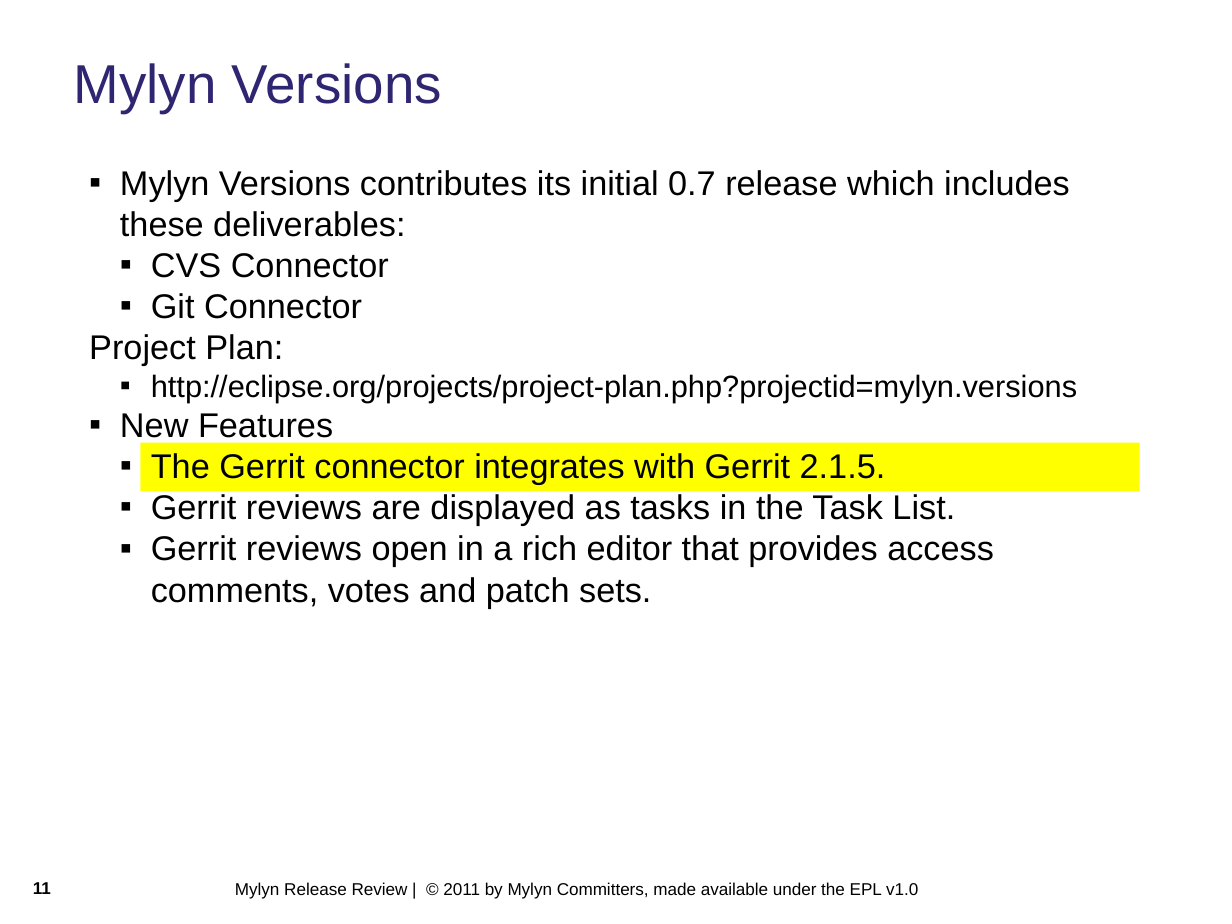
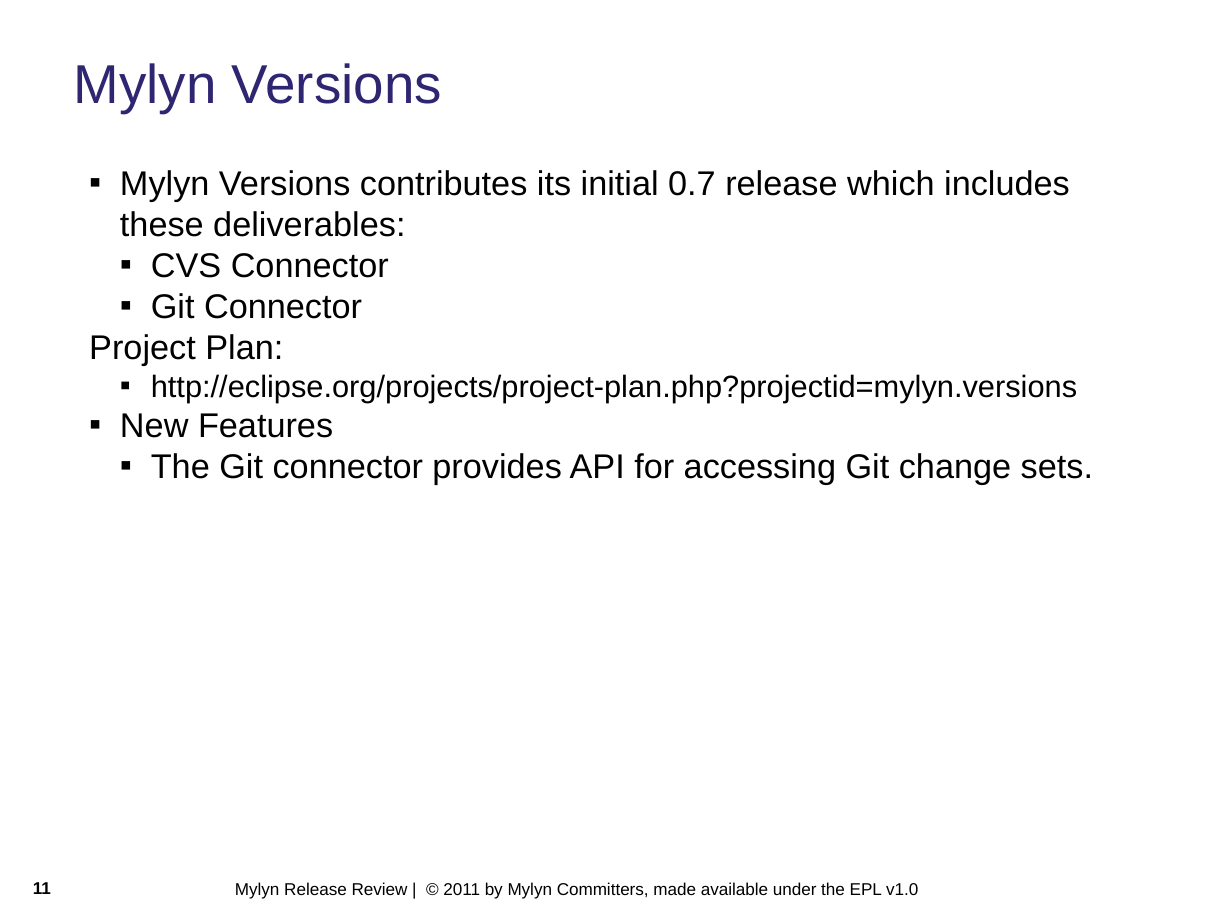
Before and after one commit to eclipse-mylyn/mylyn-website, a slide deck: slide 11 of publications/2011-03-mylyn-3.5-release-review.ppt. Drawn at 1232x924 pixels with LibreOffice and Linux fonts; fonts in the diff are those of the drawing; background and template pictures are left out. Boxes give left, top, right and bottom in pixels: in the first picture for what was removed or moved away, otherwise in the second. Text is boxed around its words. In the diff, an @@ line names an element or a change of style, - is before the commit and + after.

```diff
--- a/publications/2011-03-mylyn-3.5-release-review.ppt
+++ b/publications/2011-03-mylyn-3.5-release-review.ppt
@@ rectangle removed at (x1=140, y1=442, x2=1140, y2=490) @@
@@ text at (x1=151, y1=453, x2=1093, y2=485): text changed @@
-  ▪ The Gerrit connector integrates with Gerrit 2.1.5.
-  ▪ Gerrit reviews are displayed as tasks in the Task List.
-  ▪ Gerrit reviews open in a rich editor that provides access comments, votes and patch sets.
+  ▪ The Git connector provides API for accessing Git change sets.
```
Also in this commit, not shown: 3 other slides changed.
